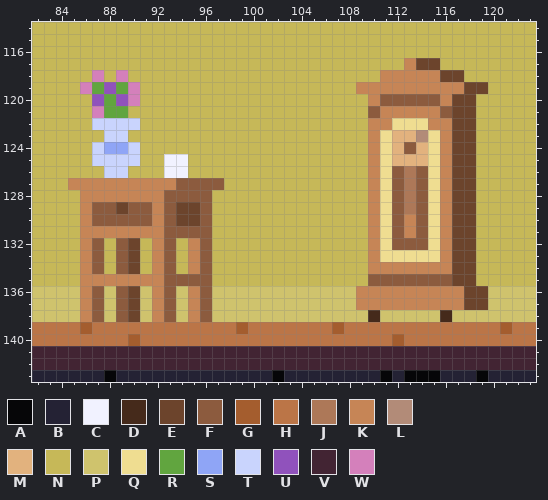
Pixel-art file -- Assets/Aseprites/House_Adult.aseprite. The picture above was drawn from the file before the commit.
320x176 pixels, 1 frame. Colours within 5 levels of each other are drawn and written as one. Shown: x 82..123, y 114..143. The commit also changed other parts of the picture, which this record leaves out.
Visible layers, top first: "Clothes", "Layer".
Palette (. is transparent): A #060608  B #242234  C #f1f2ff  D #452a1b  E #6c442c  F #8c5b3e  G #a45d2e  H #bb7547  J #ad7858  K #c68556  L #b28b78  M #e2b27e  N #c6b858  P #cfc36d  Q #efdd91  R #61a53f  S #8fa5f6  T #c9d4fd  U #9052bc  V #422433  W #d480bb
Pixels before, first column x 82:
114 NNNNNNNNNNNNNNNNNNNNNNNNNNNNNNNNNNNNNNNNNN
115 NNNNNNNNNNNNNNNNNNNNNNNNNNNNNNNNNNNNNNNNNN
116 NNNNNNNNNNNNNNNNNNNNNNNNNNNNNNNNNNNNNNNNNN
117 NNNNNNNNNNNNNNNNNNNNNNNNNNNNNNNKEENNNNNNNN
118 NNNNNWNWNNNNNNNNNNNNNNNNNNNNNKKKKKEENNNNNN
119 NNNNWRURWNNNNNNNNNNNNNNNNNNKKKKKKKKKEENNNN
120 NNNNNURUWNNNNNNNNNNNNNNNNNNNKFFFFFKEENNNNN
121 NNNNNWRRNNNNNNNNNNNNNNNNNNNNFKKKKKFEENNNNN
122 NNNNNTTTTNNNNNNNNNNNNNNNNNNNKKQQQKKEENNNNN
123 NNNNNNTTNNNNNNNNNNNNNNNNNNNNKQMMLQKEENNNNN
124 NNNNNTSSTNNNNNNNNNNNNNNNNNNNKQMFMQKEENNNNN
125 NNNNNTTTTNNCCNNNNNNNNNNNNNNNKQMMMQKEENNNNN
126 NNNNNNTTNNNCCNNNNNNNNNNNNNNNKQFJFQKEENNNNN
127 NNNKKKKKKKKKFFFFNNNNNNNNNNNNKQFJFQKEENNNNN
128 NNNNKKKKKKKFFFFNNNNNNNNNNNNNKQFJFQKEENNNNN
129 NNNNKFFEFFKFEEFNNNNNNNNNNNNNKQFJFQKEENNNNN
130 NNNNKFFFFFKFEEFNNNNNNNNNNNNNKQFKFQKEENNNNN
131 NNNNKKKKKKKFFFFNNNNNNNNNNNNNKQFKFQKEENNNNN
132 NNNNKFNFENKFNKFNNNNNNNNNNNNNKQFFFQKEENNNNN
133 NNNNKFNFENKFNKFNNNNNNNNNNNNNKQQQQQKEENNNNN
134 NNNNKFNFENKFNKFNNNNNNNNNNNNNKKKKKKKEENNNNN
135 NNNNKKKKKKKFFFFNNNNNNNNNNNNNFFFFFFFEENNNNN
136 PPPPKFPFEPKFPKFPPPPPPPPPPPPKKKKKKKKKEEPPPP
137 PPPPKFPFEPKFPKFPPPPPPPPPPPPKKKKKKKKKEEPPPP
138 PPPPKFPFEPKFPKFPPPPPPPPPPPPPDPPPPPDPPPPPPP
139 HHHHGHHHHHHHHHHHHGHHHHHHHGHHHHHHHHHHHHHGHH
140 HHHHHHHHGHHHHHHHHHHHHHHHHHHHHHGHHHHHHHHHHH
141 VVVVVVVVVVVVVVVVVVVVVVVVVVVVVVVVVVVVVVVVVV
142 VVVVVVVVVVVVVVVVVVVVVVVVVVVVVVVVVVVVVVVVVV
143 BBBBBBABBBBBBBBBBBBBABBBBBBBBABAAABBBABBBB
And afterwards:
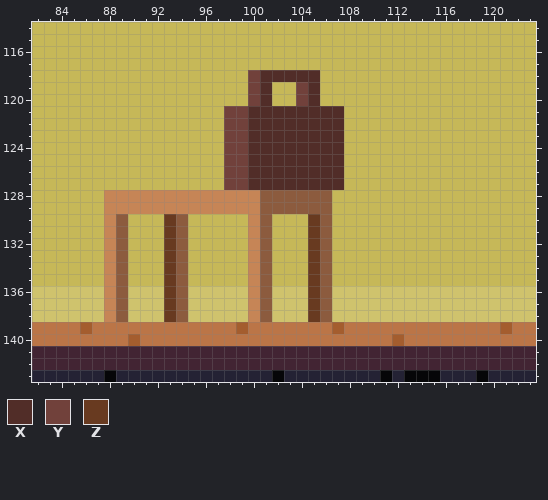
Colours new in this view: X #512d28  Y #71413b  Z #683a20
The exact change:
layer "Kitchen" added
Changed rows in their new state; - is an unchanged pixel.
Layers "Kitchen", "Layer":
first column x 85:
117 ----------------------------NNN----
118 --N-N----------YXXXXX-----NNNNNNN--
119 -NNNNN---------YX--YX---NNNNNNNNNNN
120 --NNNN---------YX--YX----NNNNNNNNN-
121 --NNN--------YYXXXXXXXX--NNNNNNNNN-
122 --NNNN-------YYXXXXXXXX--NNNNNNNNN-
123 ---NN--------YYXXXXXXXX--NNNNNNNNN-
124 --NNNN-------YYXXXXXXXX--NNNNNNNNN-
125 --NNNN--NN---YYXXXXXXXX--NNNNNNNNN-
126 ---NN---NN---YYXXXXXXXX--NNNNNNNNN-
127 NNNNNNNNNNNNNYYXXXXXXXX--NNNNNNNNN-
128 -NN-----KKKKKKKKFFFFFF---NNNNNNNNN-
129 -NNKKKK-KKKKKKKKFFFFFF---NNNNNNNNN-
130 -NNK-NNNZFNN---KF---ZF---NNNNNNNNN-
131 -NN-FNNNZ-NN---KF---ZF---NNNNNNNNN-
132 -NNK-N-NZFNN---KF---ZF---NNNNNNNNN-
133 -NNK-N-NZFNN---KF---ZF---NNNNNNNNN-
134 -NNK-N-NZFNN---KF---ZF---NNNNNNNNN-
135 -NN-FNNNZ-NN---KF---ZF---NNNNNNNNN-
136 -PPK-P-PZFPP---KF---ZF--PPPPPPPPPPP
137 -PPK-P-PZFPP---KF---ZF--PPPPPPPPPPP
138 -PPK-P-PZFPP---KF---ZF---P-----P---
